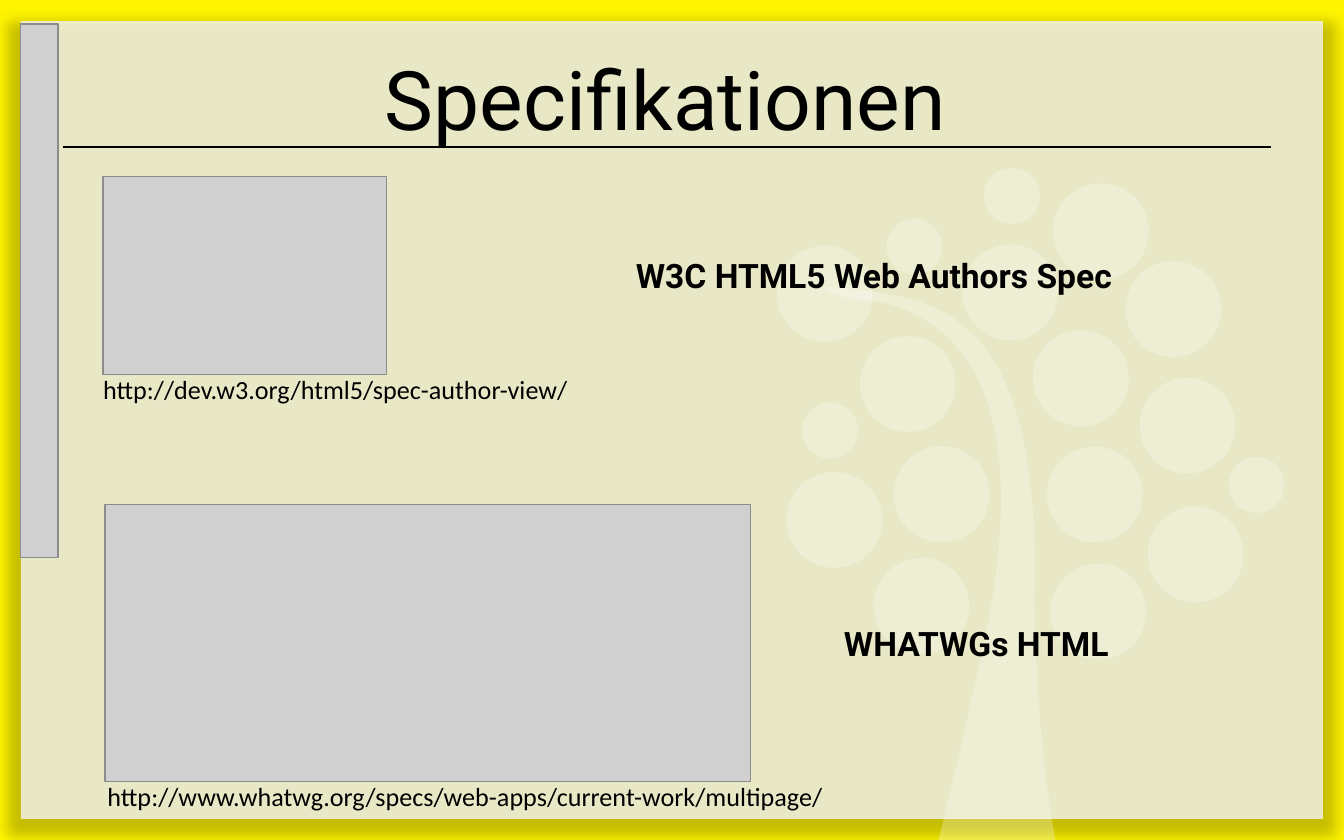
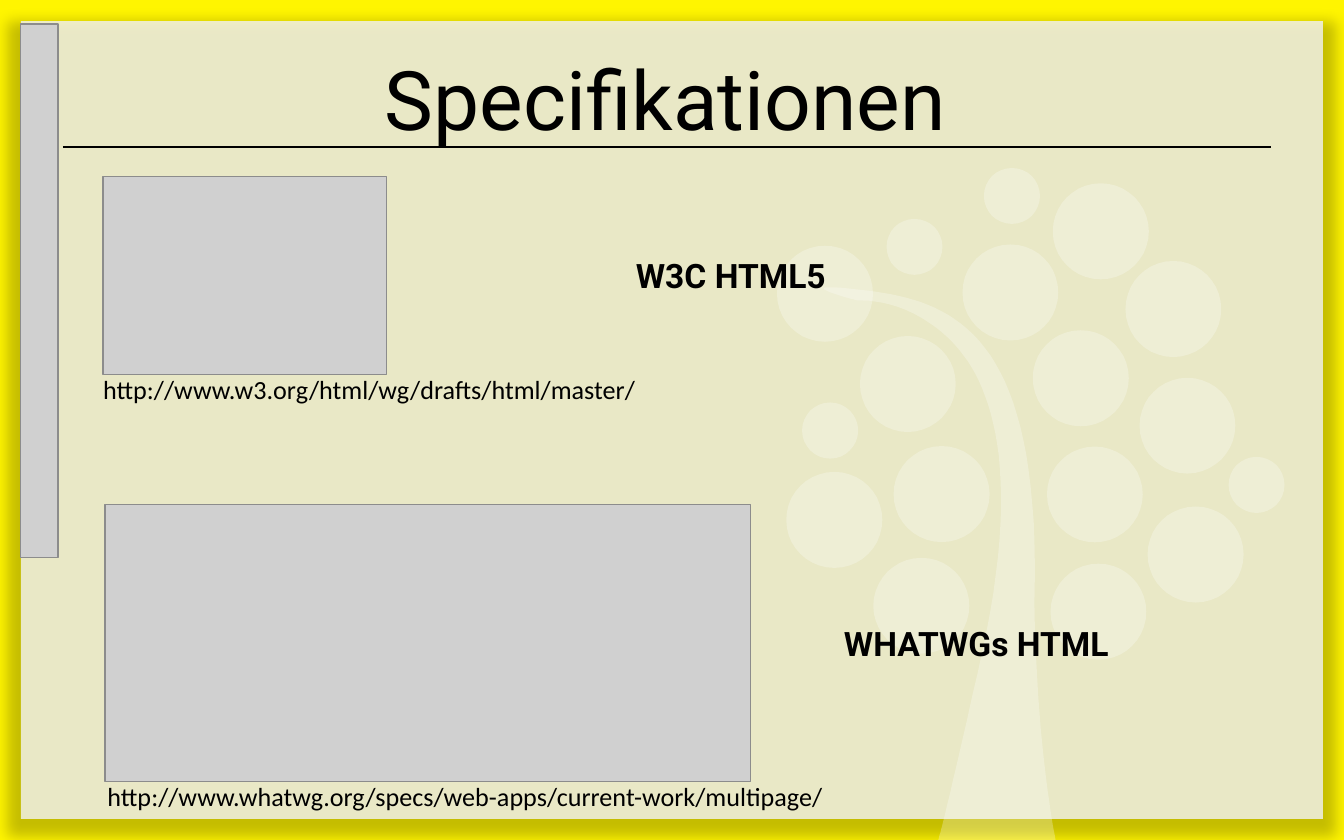
Before and after one commit to 1ik415/Kursmaterial, a slide deck: slide 5 of Föreläsningar/F06 - HTML5.pptx. Drawn at 1344x840 pixels with LibreOffice and Linux fonts; fonts in the diff are those of the drawing; grey boxes stand for pictures. Boxes give left, top, right and bottom in pixels: in the first picture for what was removed or moved away, otherwise in the second. Text is boxed around its words. In the diff, an @@ line names an element or a change of style, - is before the commit and + after.

```diff
--- a/Föreläsningar/F06 - HTML5.pptx
+++ b/Föreläsningar/F06 - HTML5.pptx
@@ text at <box>636,263,826,289</box>: text changed @@
-W3C HTML5 Web Authors Spec
+W3C HTML5
@@ text at <box>103,381,635,404</box>: text changed @@
-http://dev.w3.org/html5/spec-author-view/
+http://www.w3.org/html/wg/drafts/html/master/
```
Also in this commit, not shown: 9 other slides changed.
